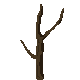
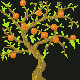
Layered file, before and after one edit (80 × 80). Changes by layer:
added layer "Layer 4" above "Layer 3" over [1, 1, 80, 60]
added layer "Layer 3" above "Layer 1" over [0, 0, 79, 80]
hid "Layer 2" over [20, 4, 64, 80]
added layer "Layer 5" over [0, 0, 80, 80]
